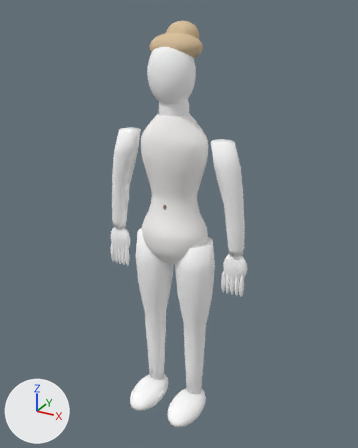
A saved change to the glTF model world-creator/assets/sav-prototype.glb.
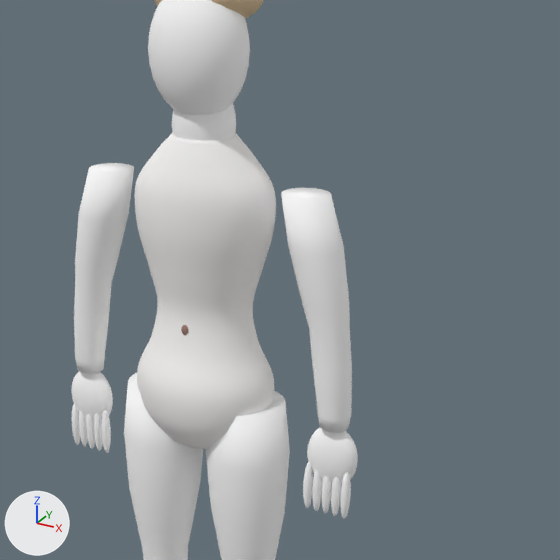
Each version appears first whole from a 50 mm camera at (0.997, -1.77, 1.931) aimed at (0.018, 0.01, 1.041), and next in a close-up on the part from 21% to 96% of the width and 11% to 71% of the height. Arrows for +X, +Y and +Z are at lower left; the lights stay in place. The first two pictures are the older version.

Before the edit, the objects in view are built like this:
```python
me_r_joined_leg = bpy.data.meshes.new('R joined leg')
me_r_joined_leg.from_pydata(...)  # 192 vertices, 380 faces; spans x -0.196..-0.014, y -0.091..0.091, z 0.14..0.98
me_r_joined_leg.materials.append(mat_sav_warm_golden_complexion)  # white #ffffff
me_sphere = bpy.data.meshes.new('Sphere')
me_sphere.from_pydata(...)  # a UV sphere (24 segments, 16 rings, poles along z) spanning x -0.063..0.063, y -0.06..0.06, z 1.46..1.64
me_sphere.materials.append(mat_sav_warm_golden_complexion)  # white #ffffff
me_sphere_001 = bpy.data.meshes.new('Sphere.001')
me_sphere_001.from_pydata(...)  # a UV sphere (24 segments, 16 rings, poles along z) spanning x -0.099..0.099, y -0.101..0.065, z 1.562..1.818
me_sphere_001.materials.append(mat_sav_warm_golden_complexion)  # white #ffffff
ob_head = bpy.data.objects.new('head', me_sphere_001)
ob_head.location = (0.0, 0.0, 0.0)
ob_neck = bpy.data.objects.new('neck', me_sphere)
ob_neck.location = (0.0, 0.0, 0.0)
ob_r_joined_leg = bpy.data.objects.new('R joined leg', me_r_joined_leg)
ob_r_joined_leg.location = (0.0, 0.0, 0.0)
# also in view: 'L joined leg' at (0.105, 0.0, 0.56); 'L joined arm' at (0.253, 0.0, 1.205); 'Sav continuous torso' at (0.0, 0.0, 1.205); 'R hand' at (-0.3, 0.0, 0.9); 'R joined arm' at (-0.253, 0.0, 1.205)
```
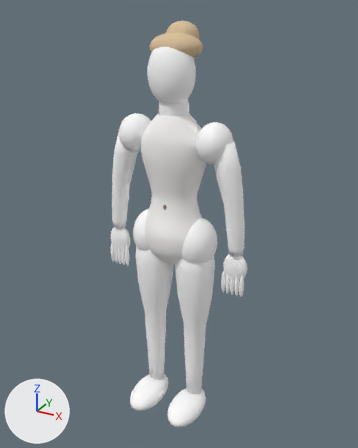
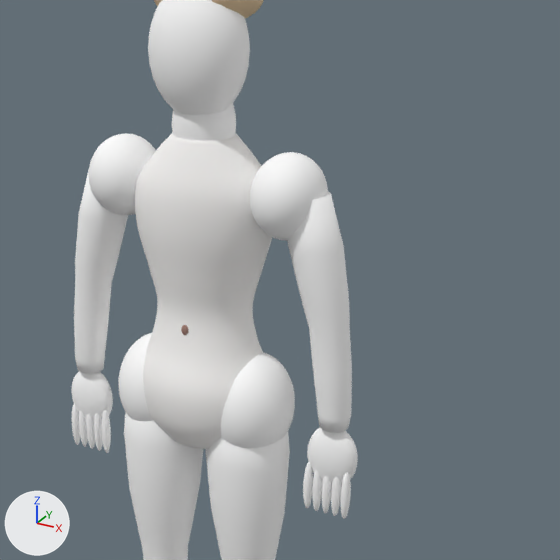
Boxes [x1, y1, x2, y2] around the edits, measured in the close-ups (560 x 560 px):
'L hip transition', added
    after: [221, 352, 295, 448]
'L shoulder transition', added
    after: [250, 152, 328, 240]
'R shoulder transition', added
    after: [89, 133, 156, 215]
'R hip transition', added
    after: [118, 333, 153, 421]

What the commit changed:
Mesh me_sphere_014_1 is new.
It is a UV sphere (32 segments, 20 rings, poles along z) spanning x -0.257..-0.113, y -0.085..0.085, z 1.347..1.513.
It uses material mat_sav_warm_golden_complexion (white #ffffff).
Mesh me_sphere_015_1 is new.
It is a UV sphere (32 segments, 20 rings, poles along z) spanning x -0.202..-0.028, y -0.098..0.098, z 0.86..1.09.
It uses material mat_sav_warm_golden_complexion (white #ffffff).
Mesh me_sphere_005_1 is new.
It is a UV sphere (32 segments, 20 rings, poles along z) spanning x 0.113..0.257, y -0.085..0.085, z 1.347..1.513.
It uses material mat_sav_warm_golden_complexion (white #ffffff).
Mesh me_sphere_006_1 is new.
It is a UV sphere (32 segments, 20 rings, poles along z) spanning x 0.028..0.202, y -0.098..0.098, z 0.86..1.09.
It uses material mat_sav_warm_golden_complexion (white #ffffff).
Object 'R shoulder transition' (ob_r_shoulder_transition) is new; it shows me_sphere_014_1.
Its location is (0.0, 0.0, 0.0).
Object 'R hip transition' (ob_r_hip_transition) is new; it shows me_sphere_015_1.
Its location is (0.0, 0.0, 0.0).
Object 'L shoulder transition' (ob_l_shoulder_transition) is new; it shows me_sphere_005_1.
Its location is (0.0, 0.0, 0.0).
Object 'L hip transition' (ob_l_hip_transition) is new; it shows me_sphere_006_1.
Its location is (0.0, 0.0, 0.0).
